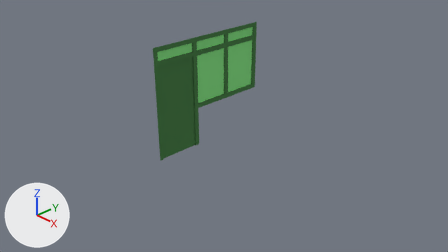
The Blender file Material/Asset_Rumah/Pintu_Rumah/Pintu_Rumah.blend, before and after one commit.
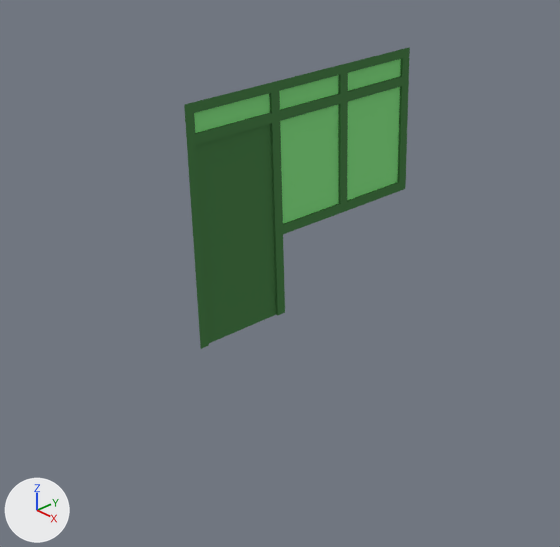
Each version appears first from the file's camera 'Camera', and next in a close-up on the part from 15% to 73% of the width and 0% to 100% of the height. Arrows for +X, +Y and +Z are at lower left; the lights stay in place.

Before the edit, the objects in view are built like this:
```python
me_plane_002 = bpy.data.meshes.new('Plane.002')
me_plane_002.from_pydata(...)  # 69 vertices, 57 faces; spans x -0.09..-0.06, y -1.28..1.62, z 0.0..2.5
# faces by material slot: [5, 52]
me_plane_002.materials.append(mat_rumah_tembok_001)  # green #89e788
me_plane_002.materials.append(mat_rumah_kusen_001)  # green #4c7f4b
ob_plane_001 = bpy.data.objects.new('Plane.001', me_plane_002)
ob_plane_001.location = (0.0, 0.0, 0.0)
```
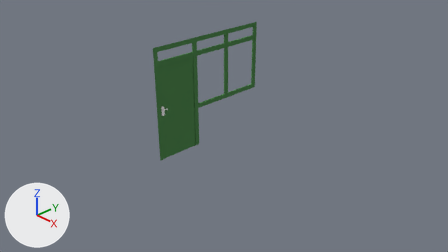
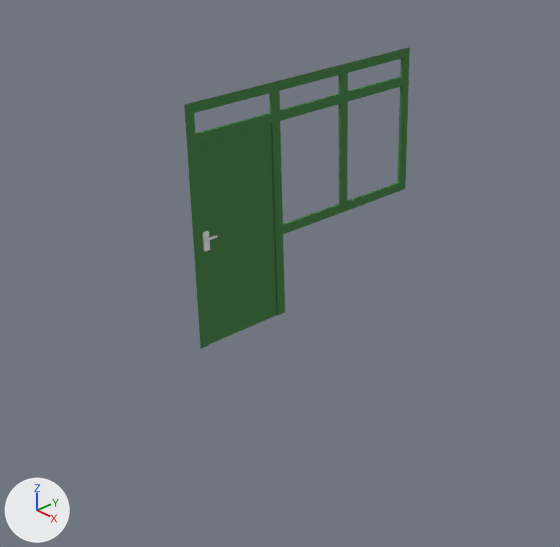
The newer file is also turned or shifted as a whole; pictures and numbers use the older file's frame.

The edits, one by one:
me_plane_002 is used by ob_plane_001; location (0.0, 0.0, 0.0).
me_plane_002 had 69 vertices, 57 faces and spanned x -0.09..-0.06, y -1.28..1.62, z 0.0..2.5.
me_plane_002 no longer uses material mat_rumah_tembok_001 (green #89e788).
me_plane_002 now has 69 vertices, 52 faces and spans x -0.09..-0.06, y -1.28..1.62, z 0.0..2.5.
Part 1, on me_plane_002:
5 faces are deleted.
6 vertices in x -0.09, y -1.18..-0.28, z 0.0..2.1 move by (0.02, 0.0, 0.0).
Mesh me_cube_002 is new.
It has 36 vertices, 24 faces and spans x 0.0..0.06, y -0.044..0.096, z -0.108..0.092.
Object 'Pintu_Kamar.001' (ob_pintu_kamar_001) is new; it shows me_cube_002.
Its location is (-0.09, -1.12, 1.13).

Pixel boxes [x1, y1, x2, y2] of what changed, in the close-ups (560 x 547 px):
'Pintu_Kamar.001', added: after [202, 231, 217, 252]
part 1 of me_plane_002, cut back: before [194, 59, 401, 343]; after [201, 125, 278, 344]
